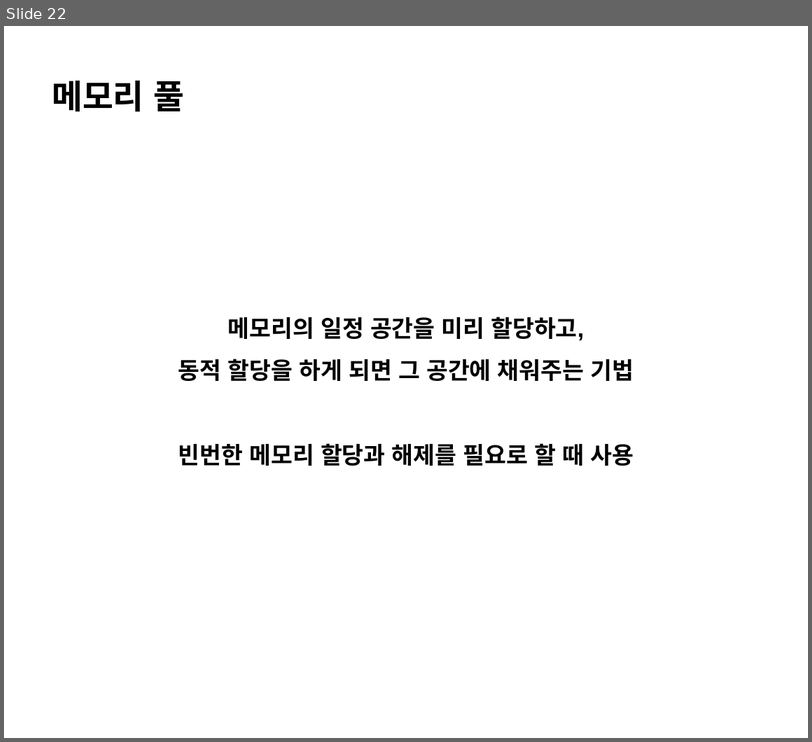
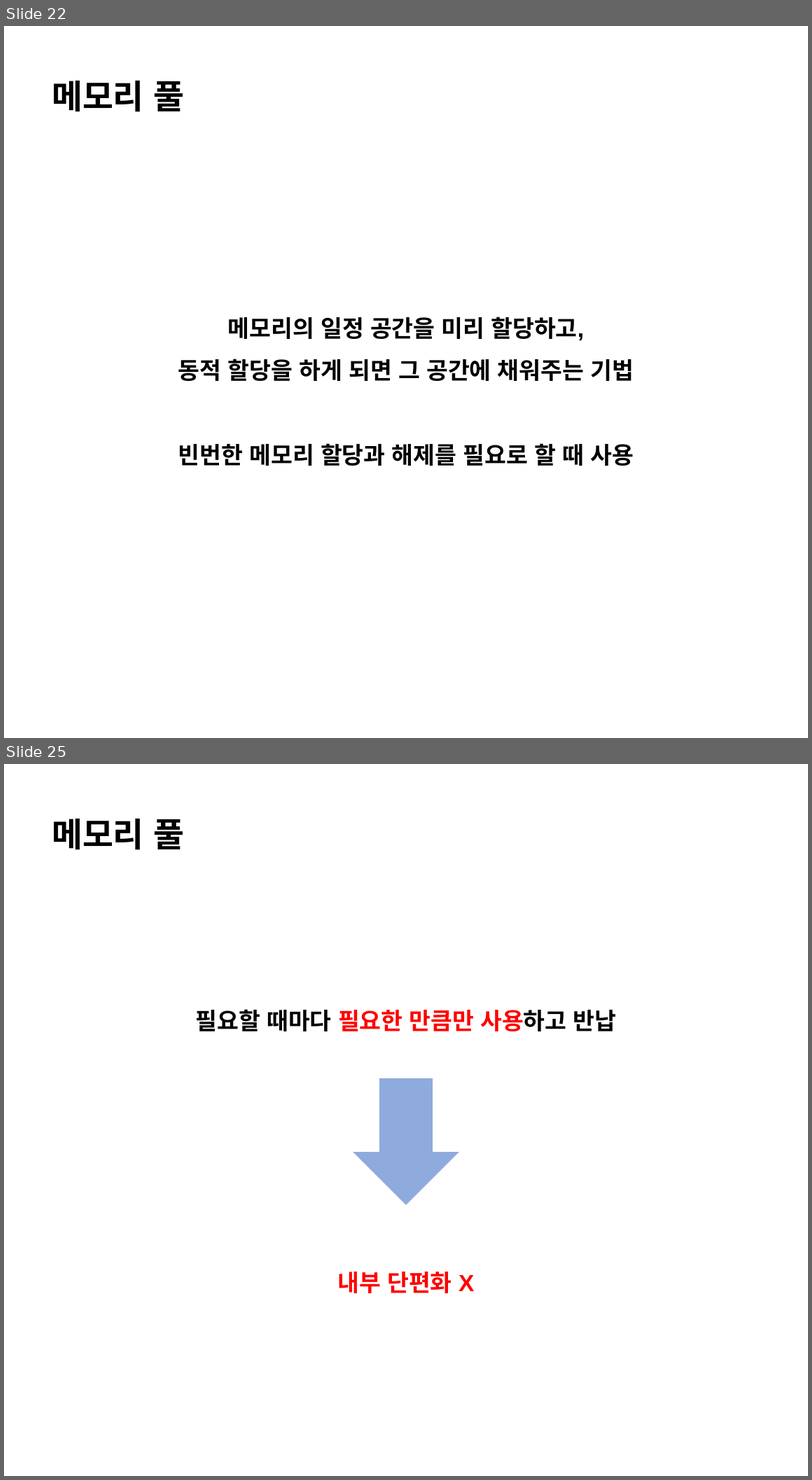
Before and after one commit to ChoSooMin/CS-Study, a slide deck: OS/Day 12_Memory Fragmentation Solution.pptx. Shown one above the other, each under a label of ours: slide 22 before the commit, slides 22 and 25 after it; the slides between them are not shown. The pictures are 812x742 and 812x1480 pixels, drawn with LibreOffice and Linux fonts; fonts in the diff are those of the drawing. Boxes give left, top, right and bottom in pixels: in the first picture for what was removed or moved away, otherwise in the second. Text is boxed around its words. In the diff, an @@ line names an element or a change of style, - is before the commit and + after.

Commit message:
[OS] 메모리 단편화 해결법

```diff
--- a/OS/Day 12_Memory Fragmentation Solution.pptx
+++ b/OS/Day 12_Memory Fragmentation Solution.pptx
@@ slide 25 added at box(4, 764, 808, 1476), background #FFFFFF @@
@@ text added at box(52, 819, 184, 850), 40 pt, text #000000, bold @@
+메모리 풀
@@ text added at box(196, 1009, 616, 1031), 28 pt, text #000000, bold @@
+필요할 때마다 필요한 만큼만 사용하고 반납
@@ down arrow added at box(353, 1078, 459, 1205), fill #8FAADC @@
@@ text added at box(338, 1271, 474, 1293), 28 pt, text #FF0000, bold @@
+내부 단편화 X
```
Also in this commit, not shown: 5 other slides added.
